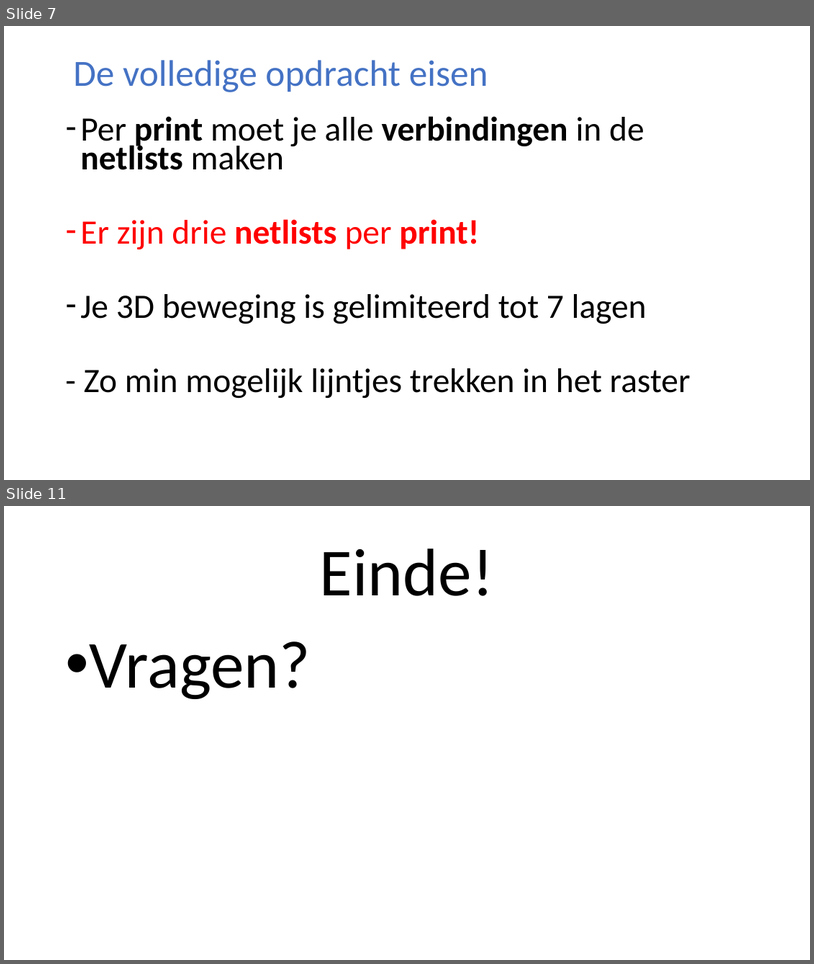
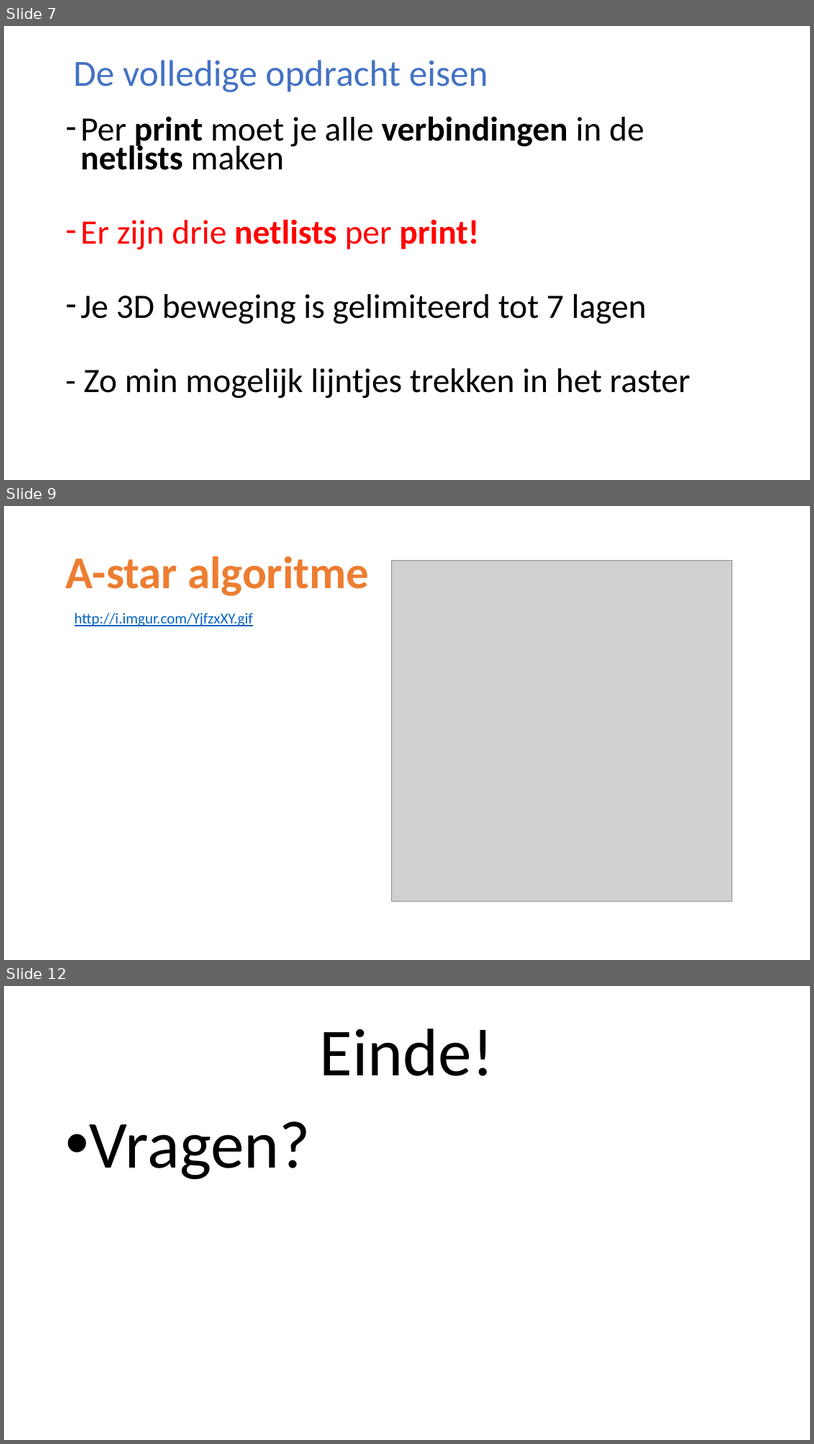
Before and after one commit to GuidoVisser/Chipmunks-2.0, a slide deck: Chipmunks 2.0 presentatie.pptx. Shown one above the other, each under a label of ours: slides 7 and 11 before the commit, slides 7, 9 and 12 after it; the slides between them are not shown. The pictures are 814x964 and 814x1444 pixels, drawn with LibreOffice and Linux fonts; fonts in the diff are those of the drawing; grey boxes stand for pictures. Boxes give left, top, right and bottom in pixels: in the first picture for what was removed or moved away, otherwise in the second. Text is boxed around its words. In the diff, an @@ line names an element or a change of style, - is before the commit and + after.

```diff
--- a/Chipmunks 2.0 presentatie.pptx
+++ b/Chipmunks 2.0 presentatie.pptx
@@ slide 9 added at [4, 506, 810, 960], background #FFFFFF @@
@@ title added at [65, 556, 369, 596], 54 pt, text #ED7D31, bold @@
+A-star algoritme
@@ picture added at [392, 561, 733, 901] @@
@@ text added at [75, 613, 253, 626], 18 pt, text #0563C1, underline @@
+http://i.imgur.com/YjfzxXY.gif
@@ what was slide 11 is now slide 12 @@
```
Also in this commit, not shown: 3 other slides added, 3 slides removed, 2 other files.
